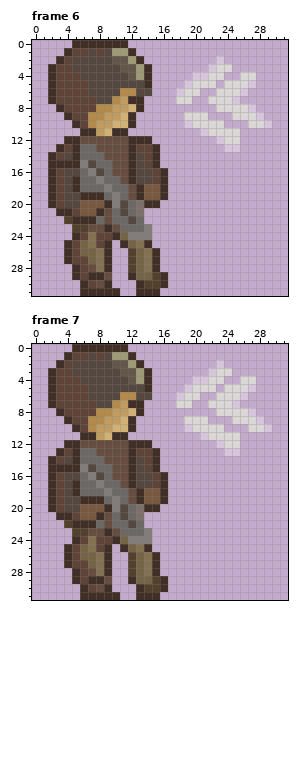
File history of a pixel-art file, Game Sprites/With new color/Sprite With Animation/Fixed/Take hit/character Take Damage - iii.aseprite. Above is the file before it was changed.
32x32 pixels, 8 frames. Shown: frame 6, frame 7. The commit also changed other frames, which this record leaves out.
The same view after the edit:
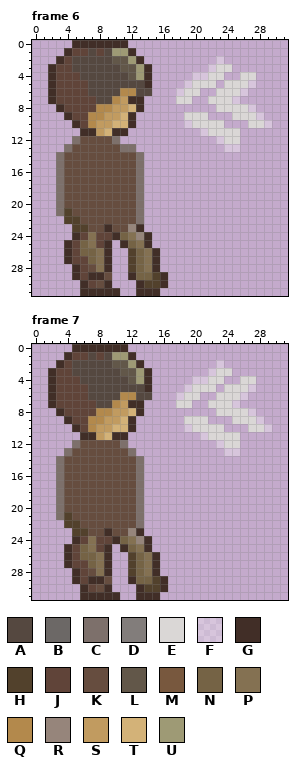
Palette (. is transparent): A #554840  B #6c6866  C #7d706b  D #827d7b  E #dad7d6  F #ffffff51  G #412e27  H #52412c  J #604439  K #664d3f  L #625749  M #78583e  N #756345  P #847152  Q #b3894c  R #96857b  S #c19b60  T #d3b278  U #9e9a75
Difference:
layer "Character 1/Left Hand" now hidden
layer "Character 1/Weapon" now hidden
layer "Character 1/Right Hand" now hidden
--- frame 6
@@ x 0..18 @@
 11 ......GGSTGG.......
-12 ....GGKKKKKKGGG....
-13 ...GJGBBKKKKGJJG...
-14 ..GJAGBBBKKKGAJG...
-15 ..GGGGDABBKKGAJG...
-16 ..GJAABDABKKGAAJG..
-17 ..GJAGBBDBBKGAAJG..
-18 ..GJAGBBBDBBKGMMG..
-19 ..GJAAGGGBDBKGMMG..
-20 ..GJAAMMMGDABCGG...
-21 ...GGJMMGKBABC.....
-22 ....HGGGBKBBAB.....
-23 .....HHKKGKBBBD....
-24 .....GJPJJGNDDD....
+12 .....CKKKKC........
+13 ....CKKKKKKCC......
+14 ...CKKKKKKKKKC.....
+15 ...CKKKKKKKKKC.....
+16 ...CKKKKKKKKKC.....
+17 ...CKKKKKKKKKC.....
+18 ...CKKKKKKKKKC.....
+19 ...CKKKKKKKKKC.....
+20 ...CKKKKKKKKKC.....
+21 ...CHKKKKKKKKC.....
+22 ....HHKKKKKKKC.....
+23 .....HHKKGKKRG.....
+24 .....GJPJJGNPRG....
 25 ....GJNPJG.GNPG....
--- frame 7
@@ x 0..18 @@
 11 ......GGSTGG.......
-12 ....GGKKKKKKGGG....
-13 ...GJGBBKKKKGJJG...
-14 ..GJAGBBBKKKGAJG...
-15 ..GGGGDABBKKGAJG...
-16 ..GJAABDABKKGAAJG..
-17 ..GJAGBBDBBKGAAJG..
-18 ..GJAGBBBDBBKGMMG..
-19 ..GJAAGGGBDBKGMMG..
-20 ..GJAAMMMGDABCGG...
-21 ...GGJMMGKBABC.....
-22 ....HGGGBKBBAB.....
-23 .....HHKKGKBBBD....
-24 .....GJPJJGNDDD....
+12 .....CKKKKKC.......
+13 ....CKKKKKKKC......
+14 ...CKKKKKKKKKC.....
+15 ...CKKKKKKKKKC.....
+16 ...CKKKKKKKKKC.....
+17 ...CKKKKKKKKKC.....
+18 ...CKKKKKKKKKC.....
+19 ...CKKKKKKKKKC.....
+20 ...CKKKKKKKKKC.....
+21 ...CHKKKKKKKKC.....
+22 ....HHKKKKKKKC.....
+23 .....HHKKGKKRG.....
+24 .....GJPJJGNPRG....
 25 ....GJNPJG.GNPG....
